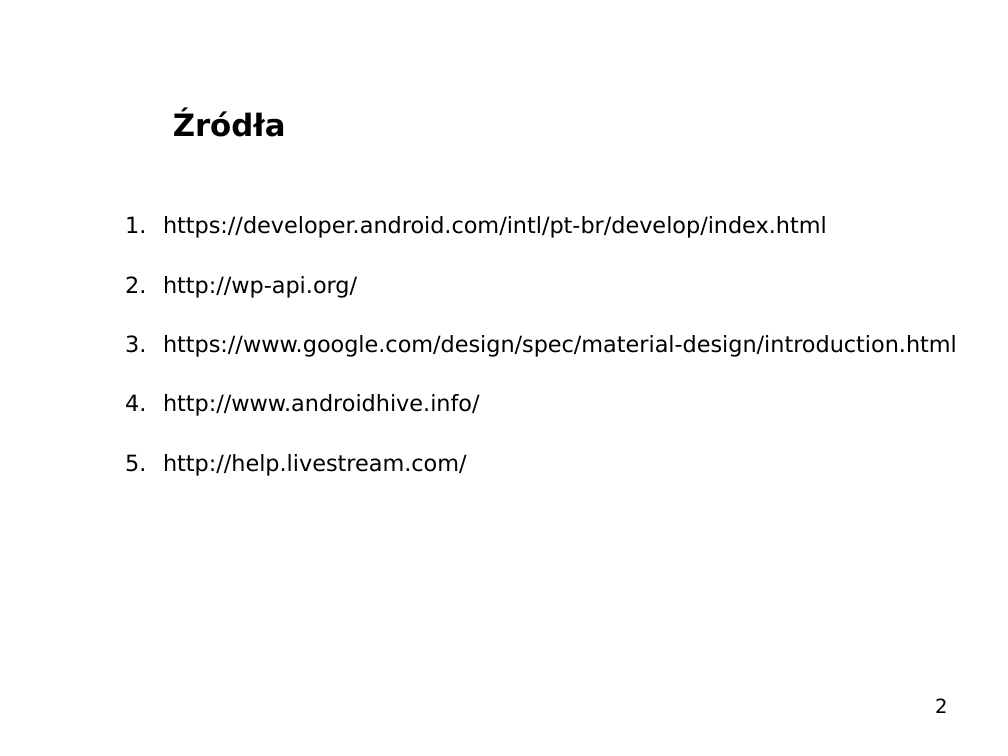
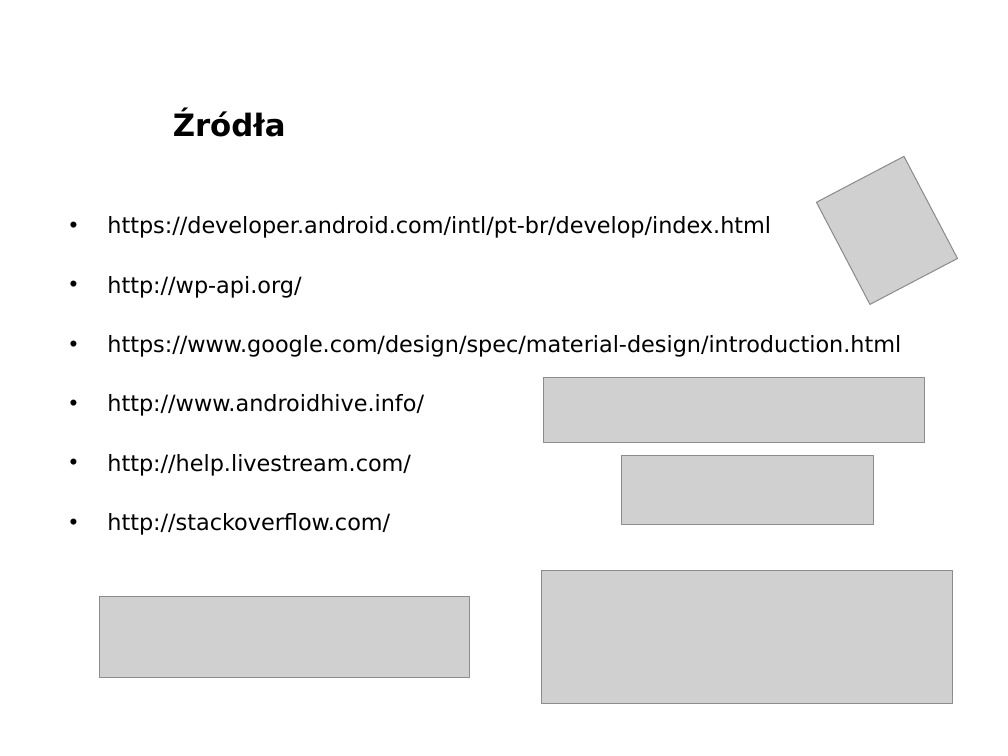
Before and after one commit to kslusarczyk/lagiewniki, a slide deck: slide 2 of laboratorium_dyplomowe.ppt. Drawn at 1008x756 pixels with LibreOffice and Linux fonts; fonts in the diff are those of the drawing; grey boxes stand for pictures; background and template pictures are left out. Boxes give left, top, right and bottom in pixels: in the first picture for what was removed or moved away, otherwise in the second. Text is boxed around its words. In the diff, an @@ line names an element or a change of style, - is before the commit and + after.

Commit message:
presentation v2

```diff
--- a/laboratorium_dyplomowe.ppt
+++ b/laboratorium_dyplomowe.ppt
@@ text "https://developer.android.com/intl/pt-br/develop/index.html": place and size @@
-text "https://developer.android.com/intl/pt-br/develop/index.html" at (163,216,957,476)
+text "https://developer.android.com/intl/pt-br/develop/index.html" at (107,216,901,535)
@@ picture added at (817,156,957,304) @@
@@ text at (107,216,901,476): bullet 1. to • @@
@@ picture added at (543,377,924,443) @@
@@ picture added at (621,456,873,525) @@
@@ text at (107,513,390,535): paragraph added @@
+• http://stackoverflow.com/
@@ picture added at (99,596,470,677) @@
@@ picture added at (542,571,954,704) @@
@@ page number removed at (935,698,947,713) @@
-2
```
Also in this commit, not shown: 2 other slides changed, 2 slides added.
